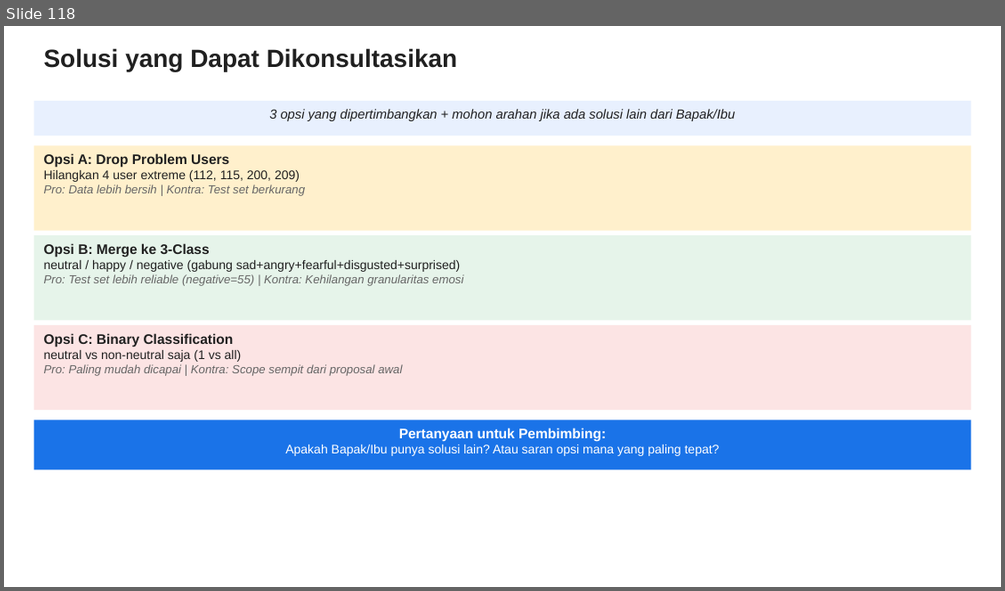
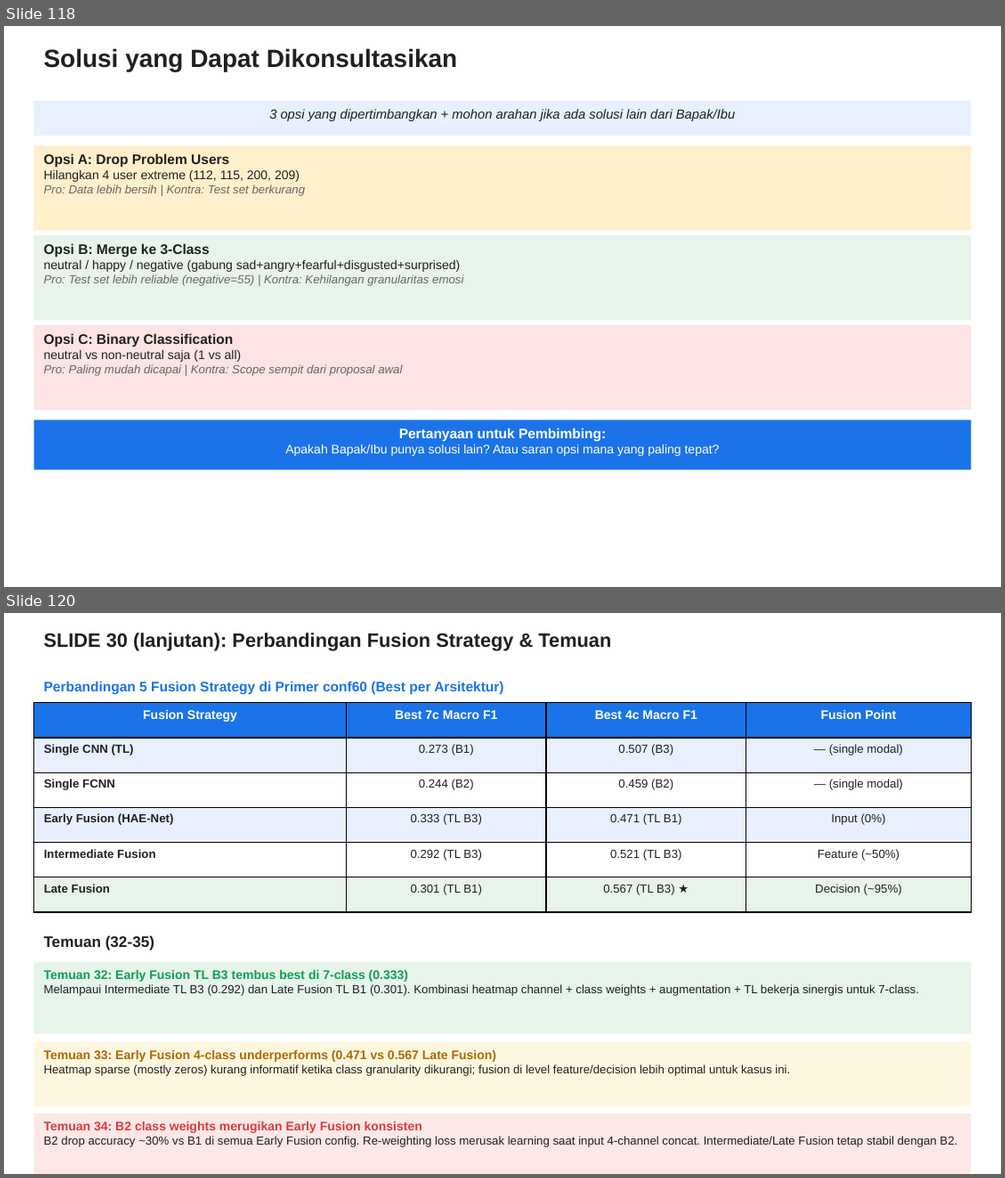
Before and after one commit to taufikhdyt01/MultimodalEmoLearn, a slide deck: docs/PPT Bimbingan.pptx. Shown one above the other, each under a label of ours: slide 118 before the commit, slides 118 and 120 after it; the slides between them are not shown. The pictures are 1005x591 and 1005x1178 pixels, drawn with LibreOffice and Linux fonts; fonts in the diff are those of the drawing. Boxes give left, top, right and bottom in pixels: in the first picture for what was removed or moved away, otherwise in the second. Text is boxed around its words. In the diff, an @@ line names an element or a change of style, - is before the commit and + after.

```diff
--- a/docs/PPT Bimbingan.pptx
+++ b/docs/PPT Bimbingan.pptx
@@ slide 120 added at bbox=[4, 613, 1001, 1174], background #FFFFFF @@
@@ text added at bbox=[44, 633, 611, 651], 14 pt, text #202020, bold @@
+SLIDE 30 (lanjutan): Perbandingan Fusion Strategy & Temuan
@@ text added at bbox=[44, 681, 503, 694], 10 pt, text #1A73E8, bold @@
+Perbandingan 5 Fusion Strategy di Primer conf60 (Best per Arsitektur)
@@ table added at bbox=[34, 703, 972, 912], 6 rows, 4 columns @@
+Fusion Strategy | Best 7c Macro F1 | Best 4c Macro F1 | Fusion Point
+Single CNN (TL) | 0.273 (B1) | 0.507 (B3) | — (single modal)
+Single FCNN | 0.244 (B2) | 0.459 (B2) | — (single modal)
+Early Fusion (HAE-Net) | 0.333 (TL B3) | 0.471 (TL B1) | Input (0%)
+Intermediate Fusion | 0.292 (TL B3) | 0.521 (TL B3) | Feature (~50%)
+Late Fusion | 0.301 (TL B1) | 0.567 (TL B3) ★ | Decision (~95%)
@@ text added at bbox=[44, 935, 154, 950], 11 pt, text #202020, bold @@
+Temuan (32-35)
@@ rectangle added at bbox=[34, 962, 971, 1034], fill #E6F4EA, 8.5 pt, text #202020 @@
+Temuan 32: Early Fusion TL B3 tembus best di 7-class (0.333)
+Melampaui Intermediate TL B3 (0.292) dan Late Fusion TL B1 (0.301). Kombinasi heatmap channel + class weights + augmentation + TL bekerja sinergis untuk 7-class.
@@ rectangle added at bbox=[34, 1042, 971, 1106], fill #FEF7E0, 8.5 pt, text #202020 @@
+Temuan 33: Early Fusion 4-class underperforms (0.471 vs 0.567 Late Fusion)
+Heatmap sparse (mostly zeros) kurang informatif ketika class granularity dikurangi; fusion di level feature/decision lebih optimal untuk kasus ini.
@@ rectangle added at bbox=[34, 1113, 971, 1174], fill #FCE8E6, 8.5 pt, text #202020 @@
+Temuan 34: B2 class weights merugikan Early Fusion konsisten
+B2 drop accuracy ~30% vs B1 di semua Early Fusion config. Re-weighting loss merusak learning saat input 4-channel concat. Intermediate/Late Fusion tetap stabil dengan B2.
```
Also in this commit, not shown: 7 other slides added, 3 other files.
